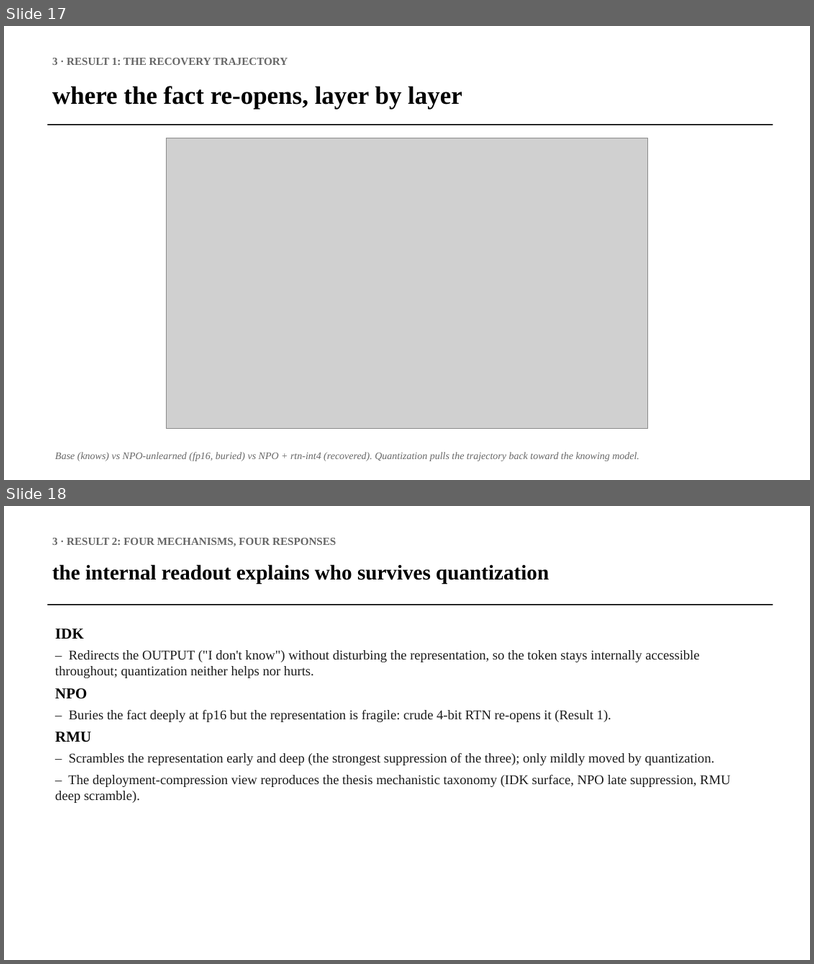
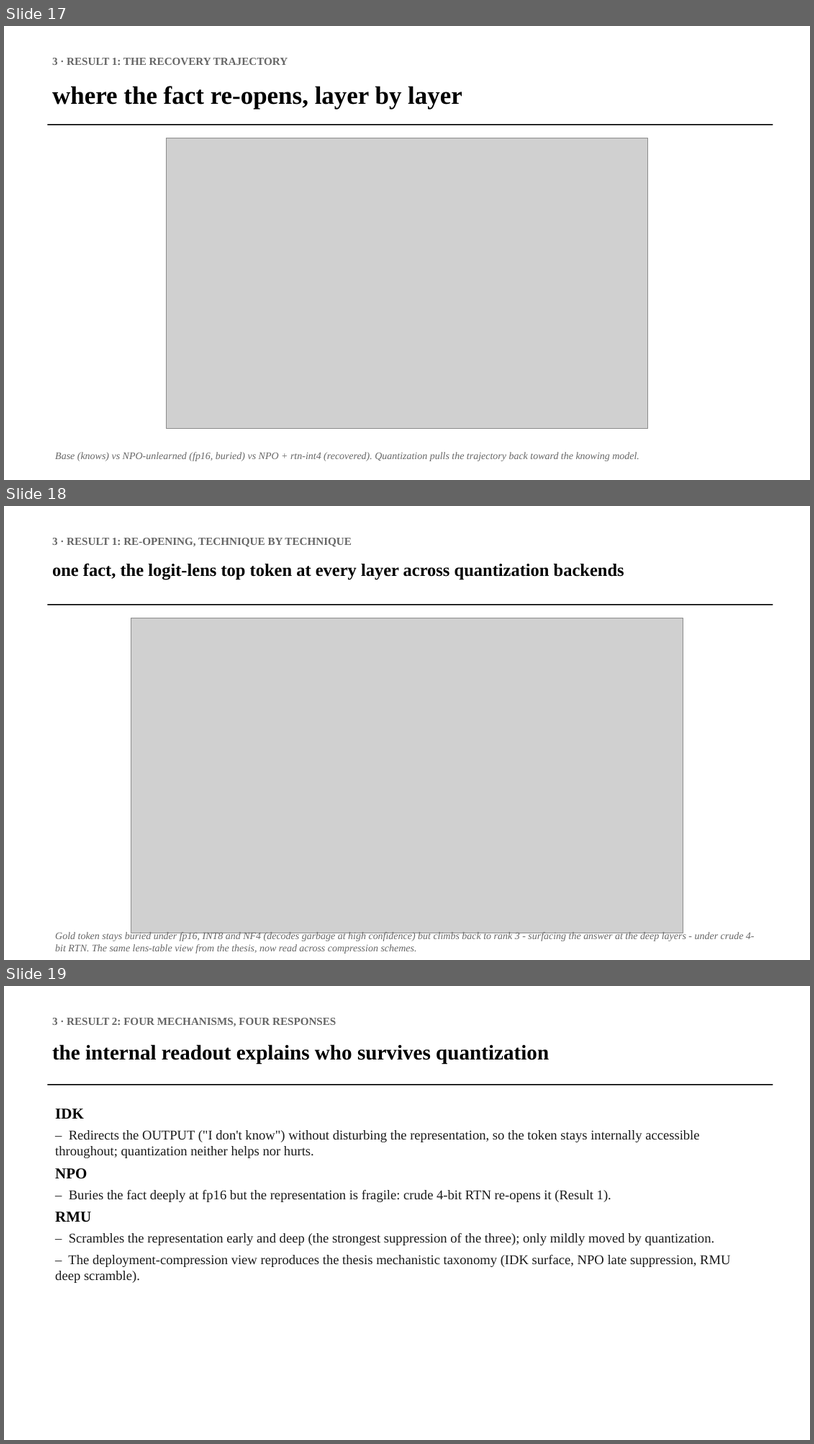
Before and after one commit to harsh010102/leaklens, a slide deck: deck/LeakLens.pptx. Shown one above the other, each under a label of ours: slides 17 and 18 before the commit, slides 17, 18 and 19 after it. The pictures are 814x964 and 814x1444 pixels, drawn with LibreOffice and Linux fonts; fonts in the diff are those of the drawing; grey boxes stand for pictures. Boxes give left, top, right and bottom in pixels: in the first picture for what was removed or moved away, otherwise in the second. Text is boxed around its words. In the diff, an @@ line names an element or a change of style, - is before the commit and + after.

```diff
--- a/deck/LeakLens.pptx
+++ b/deck/LeakLens.pptx
@@ slide 18 added at [4,506,810,960], background #FFFFFF @@
@@ text added at [52,538,352,547], 13 pt, text #666666, bold @@
+3 · RESULT 1: RE-OPENING, TECHNIQUE BY TECHNIQUE
@@ text added at [52,563,625,580], 21 pt, text #000000, bold @@
+one fact, the logit-lens top token at every layer across quantization backends
@@ rectangle added at [47,604,774,605], fill #000000 @@
@@ picture added at [131,618,684,932] @@
@@ text added at [55,931,755,953], 12 pt, text #666666, italic @@
+Gold token stays buried under fp16, INT8 and NF4 (decodes garbage at high confidence) but climbs back to rank 3 - surfacing the answer at the deep layers - under crude 4-bit RTN. The same lens-table view from the thesis, now read across compression schemes.
@@ what was slide 18 is now slide 19 @@
```
Also in this commit, not shown: 4 other files.
